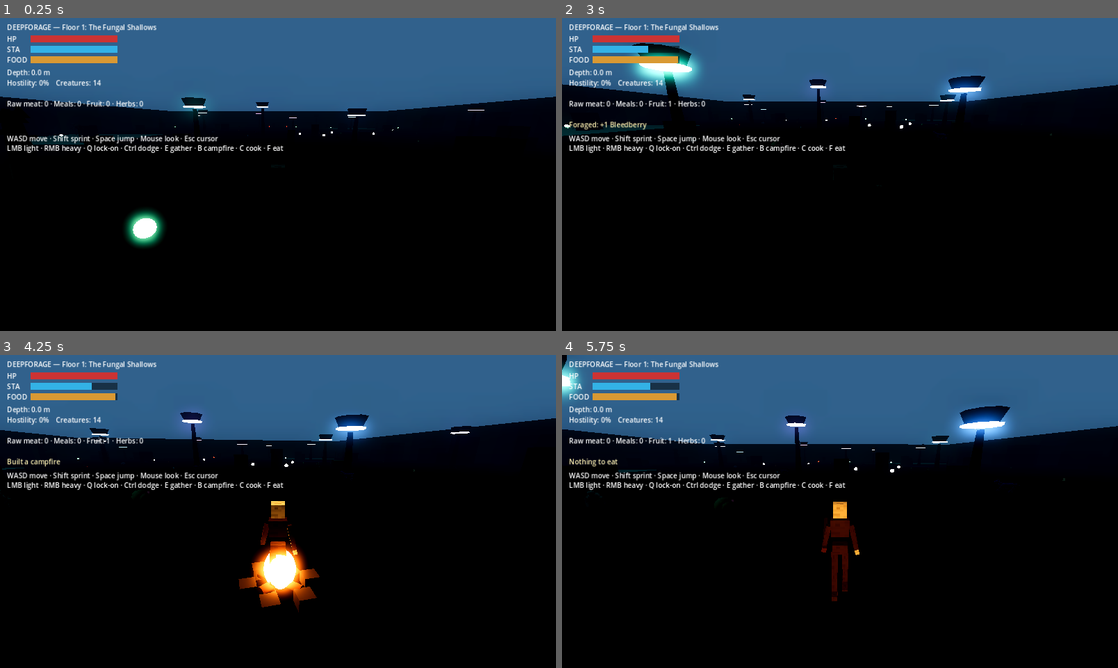
Above: before the commit, frames 1-4 (two rows, left to right).
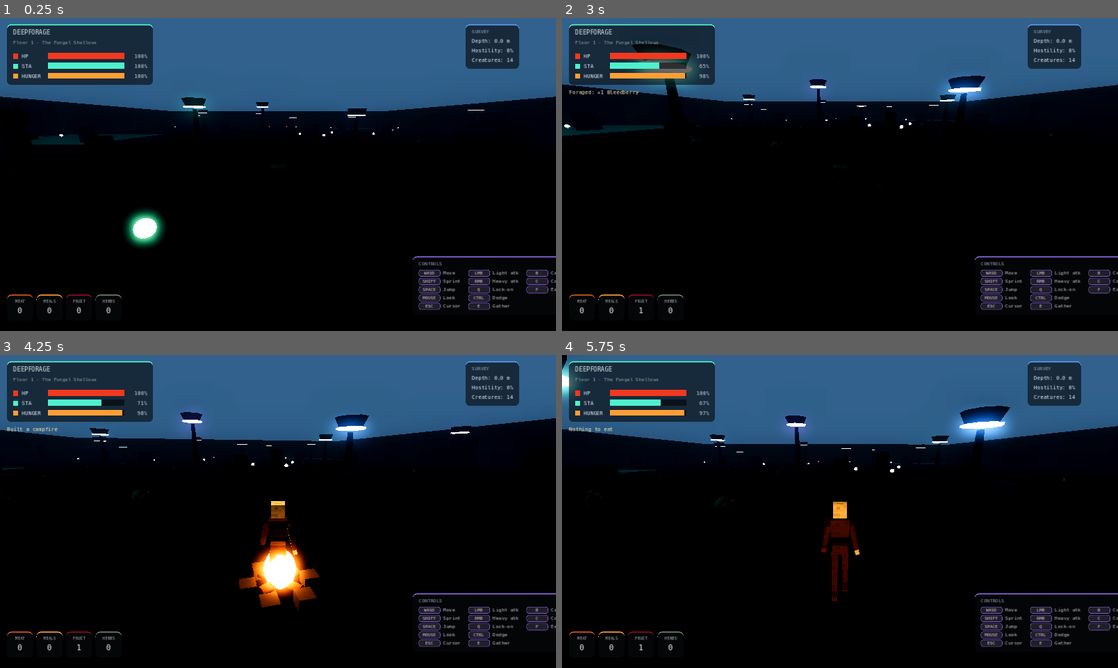
Above: after the commit, the same moments.

Repository: damienlangton70-hash/Ecosystem_dungeon
Game: Godot game, scene res://src/game/Main.tscn
Two runs of this game, one before a commit and one after it. Both use one fixed random seed, a clock stepped at 60 frames per second and the inputs below.
Inputs (mouse positions are in pixels of both pictures, inside the frame that each line leads up to):
- Up to frame 1 (0.25 s): no input
- Up to frame 2 (3 s): tap Enter at 0.5 s; move the mouse to (867, 174) at 0.52 s; hold W from 0.53 s (still down); tap Ctrl at 0.6 s; click (867, 174) at 0.67 s; tap Space at 0.77, 1.52 s; move the mouse to (812, 174) at 1.27 s; tap Q at 1.35 s; click (812, 174) at 1.42 s; move the mouse to (851, 168) at 2.02 s; tap R at 2.1 s; click (851, 168) at 2.17 s; move the mouse to (834, 180) at 2.77 s; tap E at 2.85 s; click (834, 180) at 2.92 s
- Up to frame 3 (4.25 s): keep holding W; tap Space at 3.02, 3.77 s; move the mouse to (316, 514) at 3.52 s; tap B at 3.6 s; click (316, 514) at 3.67 s
- Up to frame 4 (5.75 s): keep holding W; move the mouse to (795, 508) at 4.27 s; tap C at 4.35 s; click (795, 508) at 4.42 s; tap Space at 4.52 s; move the mouse to (845, 511) at 5.02 s; tap F at 5.1 s; click (845, 511) at 5.17 s

The runs differ from the first frame. In frame 1, 9.6% of the frame differs, in the area x 1-100%, y 2-95%; in frame 2, 9.7%; in frame 3, 9.7%; in frame 4, 9.7%.

Commit message:
ui: wire Main.gd to the new HUD.gd (removes the old placeholder Label/ColorRect HUD code, delegates to HUD.bind())

Diff:
--- a/src/game/Main.gd
+++ b/src/game/Main.gd
@@ -9,16 +9,7 @@
 
 var _player: Player
 var _ecosystem: Ecosystem
-
-var _hp_fill: ColorRect
-var _st_fill: ColorRect
-var _hu_fill: ColorRect
-var _depth_label: Label
-var _info_label: Label
-var _lock_label: Label
-var _inv_label: Label
-var _buff_label: Label
-var _status_label: Label
+var _hud: HUD
 
 # Combat tuning by trophic tier (lore.json holds ecology/identity, not combat numbers).
 const TIER_TUNING := {
@@ -37,7 +28,9 @@
     _spawn_player()
     _spawn_creatures()
     _spawn_forageables()
-    _build_hud()
+    _hud = HUD.new()
+    add_child(_hud)
+    _hud.bind(_player, _ecosystem)
     _build_audio()
 
 func _build_audio() -> void:
@@ -322,92 +315,3 @@
             f.yield_amount = 1
             f.position = Vector3(rng.randf_range(-70, 70), 0.0, rng.randf_range(-52, 74))
             add_child(f)
-
-func _build_hud() -> void:
-    var layer := CanvasLayer.new()
-    add_child(layer)
-    var title := Label.new()
-    title.text = "DEEPFORAGE — Floor 1: The Fungal Shallows"
-    title.position = Vector2(16, 10)
-    layer.add_child(title)
-    _hp_fill = _make_bar(layer, Vector2(16, 40), Color(0.80, 0.20, 0.20), "HP")
-    _st_fill = _make_bar(layer, Vector2(16, 64), Color(0.20, 0.70, 0.90), "STA")
-    _hu_fill = _make_bar(layer, Vector2(16, 88), Color(0.85, 0.60, 0.20), "FOOD")
-    _depth_label = Label.new()
-    _depth_label.position = Vector2(16, 114)
-    layer.add_child(_depth_label)
-    _info_label = Label.new()
-    _info_label.position = Vector2(16, 138)
-    layer.add_child(_info_label)
-    _lock_label = Label.new()
-    _lock_label.position = Vector2(16, 162)
-    layer.add_child(_lock_label)
-    _inv_label = Label.new()
-    _inv_label.position = Vector2(16, 186)
-    layer.add_child(_inv_label)
-    _buff_label = Label.new()
-    _buff_label.position = Vector2(16, 210)
-    _buff_label.modulate = Color(0.75, 0.95, 0.85)
-    layer.add_child(_buff_label)
-    _status_label = Label.new()
-    _status_label.position = Vector2(16, 234)
-    _status_label.modulate = Color(1.0, 0.95, 0.7)
-    layer.add_child(_status_label)
-    var help := Label.new()
-    help.text = "WASD move · Shift sprint · Space jump · Mouse look · Esc cursor"
-    help.position = Vector2(16, 266)
-    layer.add_child(help)
-    var help2 := Label.new()
-    help2.text = "LMB light · RMB heavy · Q lock-on · Ctrl dodge · E gather · B campfire · C cook · F eat"
-    help2.position = Vector2(16, 288)
-    layer.add_child(help2)
-
-func _make_bar(layer: CanvasLayer, pos: Vector2, color: Color, label: String) -> ColorRect:
-    var lab := Label.new()
-    lab.text = label
-    lab.position = pos + Vector2(0, -3)
-    layer.add_child(lab)
-    var bg := ColorRect.new()
-    bg.color = Color(0, 0, 0, 0.5)
-    bg.position = pos + Vector2(54, 0)
-    bg.size = Vector2(200, 16)
-    layer.add_child(bg)
-    var fill := ColorRect.new()
-    fill.color = color
-    fill.position = pos + Vector2(54, 0)
-    fill.size = Vector2(200, 16)
-    layer.add_child(fill)
-    return fill
-
-func _process(_delta: float) -> void:
-    if _player == null or not is_instance_valid(_player):
-        return
-    if _hp_fill != null:
-        _hp_fill.size.x = 200.0 * clampf(_player.health / _player.max_health, 0.0, 1.0)
-    if _player.survival != null:
-        if _st_fill != null:
-            _st_fill.size.x = 200.0 * clampf(_player.survival.stamina / _player.survival.max_stamina, 0.0, 1.0)
-        if _hu_fill != null:
-            _hu_fill.size.x = 200.0 * clampf(_player.survival.hunger / _player.survival.max_hunger, 0.0, 1.0)
-    if _depth_label != null:
-        _depth_label.text = "Depth: %.1f m" % maxf(-_player.global_position.y, 0.0)
-    if _info_label != null and _ecosystem != null:
-        var n := get_tree().get_nodes_in_group("creatures").size()
-        _info_label.text = "Hostility: %d%%    Creatures: %d" % [int(_ecosystem.global_hostility * 100.0), n]
-    if _lock_label != null:
-        if _player.lock_target != null and is_instance_valid(_player.lock_target):
-            _lock_label.text = "[ lock-on: %s ]" % str(_player.lock_target.display_name)
-        else:
-            _lock_label.text = ""
-    if _inv_label != null:
-        _inv_label.text = "Raw meat: %d · Meals: %d · Fruit: %d · Herbs: %d" % [int(_player.inventory.get("raw_meat", 0)), _player.meals.size(), _player.count_category("fruit"), _player.count_category("herb")]
-    if _buff_label != null:
-        if _player.active_buffs.size() > 0:
-            var names: Array = []
-            for b in _player.active_buffs:
-                names.append(str(b["type"]))
-            _buff_label.text = "Buffs: " + ", ".join(names)
-        else:
-            _buff_label.text = ""
-    if _status_label != null:
-        _status_label.text = _player.status_text
